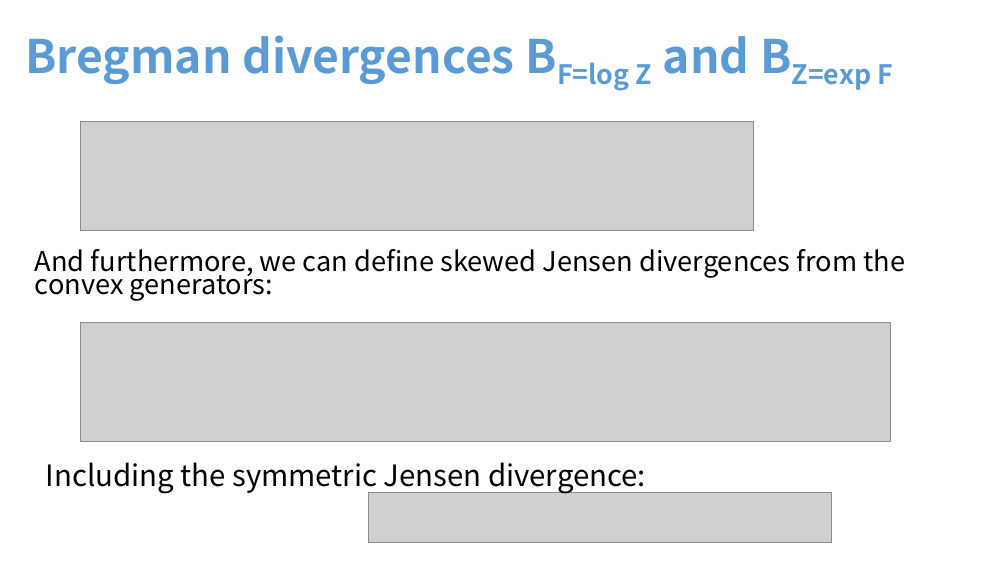
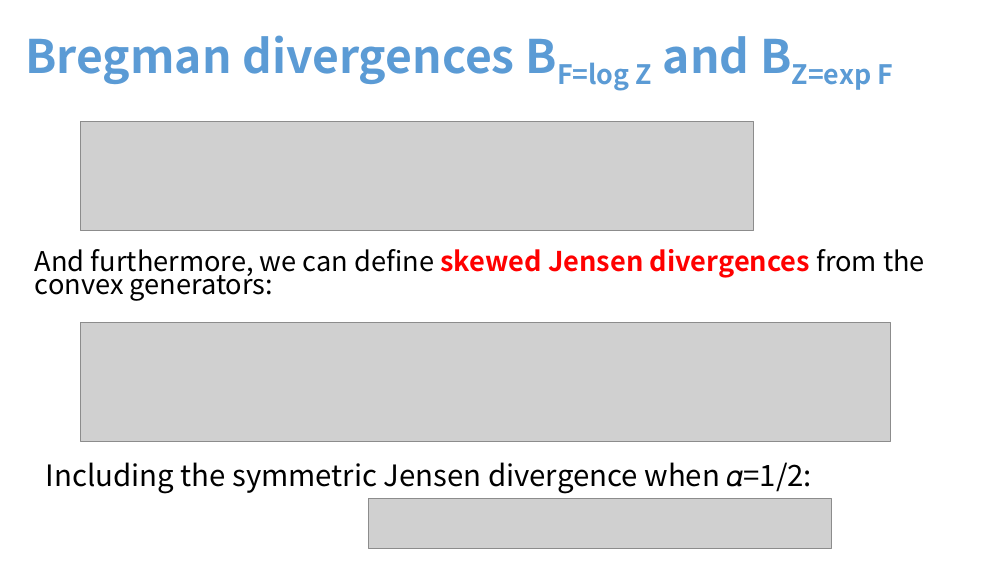
Before and after one commit to FrankNielsen/FrankNielsen.github.io, a slide deck: slide 20 of PPTX/DivergencesComparativeConvexity-FrankNIELSEN.pptx (slide 17 before the commit). Drawn at 1008x567 pixels with LibreOffice and Linux fonts; fonts in the diff are those of the drawing; grey boxes stand for pictures. Boxes give left, top, right and bottom in pixels: in the first picture for what was removed or moved away, otherwise in the second. Text is boxed around its words. In the diff, an @@ line names an element or a change of style, - is before the commit and + after.

```diff
--- a/PPTX/DivergencesComparativeConvexity-FrankNIELSEN.pptx
+++ b/PPTX/DivergencesComparativeConvexity-FrankNIELSEN.pptx
@@ text "And furthermore, we can define ..." at [35,249,925,301]: text colour #000000 to #FF0000, bold on in "skewed Jensen divergences" @@
@@ text at [46,462,812,494]: text changed @@
-Including the symmetric Jensen divergence:
+Including the symmetric Jensen divergence when 𝛼=1/2:
@@ picture: place and size @@
-picture at [369,492,831,543]
+picture at [369,498,831,549]
```
Also in this commit, not shown: 27 other slides changed, 8 slides added, 4 other files.
